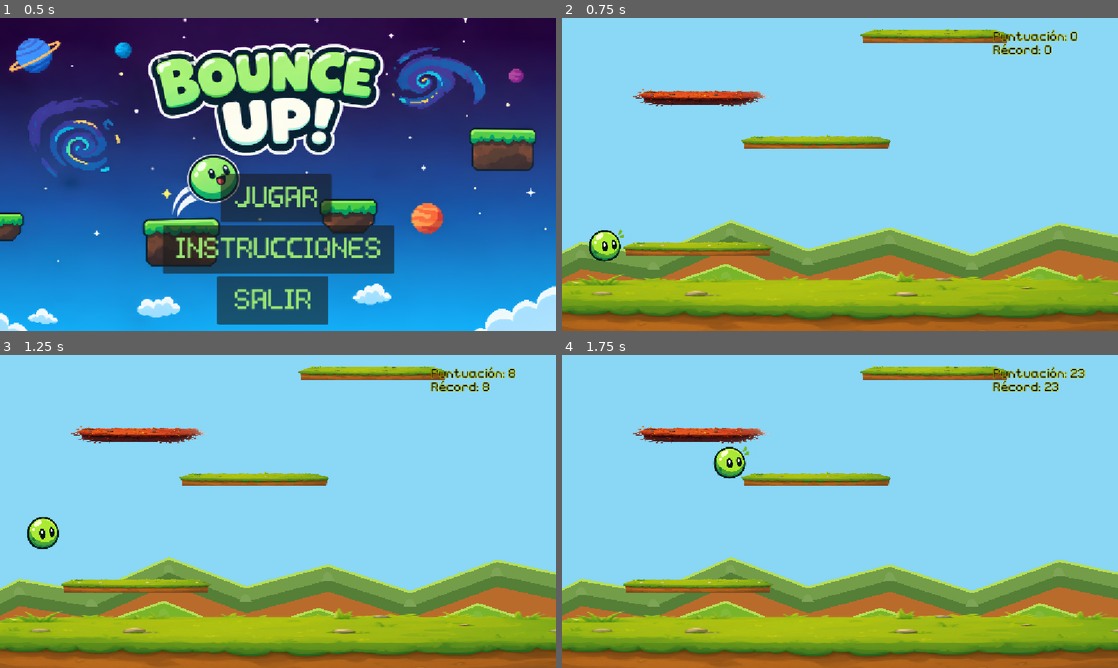
Above: before the commit, frames 1-4 (two rows, left to right).
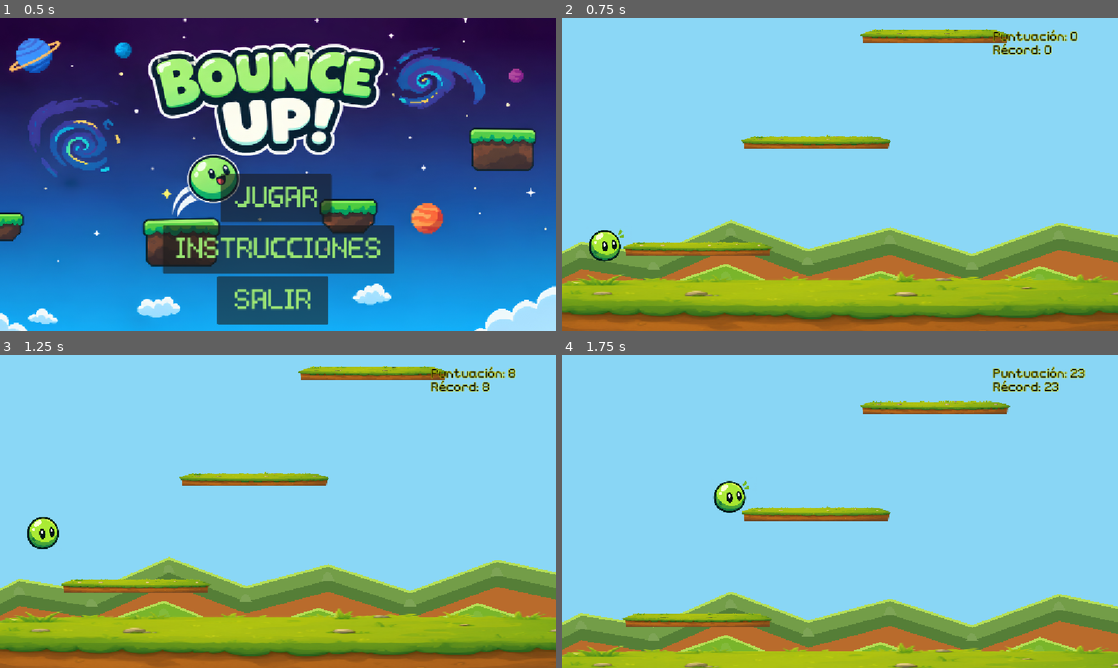
Above: after the commit, the same moments.

Repository: Miranda-511/Bounce-Up-
Game: Godot game, scene res://escenas/menu.tscn
Same seed, same stepped clock (60 frames per second), same inputs: the game is played once before the commit and once after it.
Inputs:
- Up to frame 1 (0.5 s): no input
- Up to frame 2 (0.75 s): click "JUGAR" at 0.5 s
- Up to frame 3 (1.25 s): no input
- Up to frame 4 (1.75 s): hold Right (ui_right) from 1.28 s (still down)

Frame 1 is identical in both runs. In frame 2, 0.9% of the frame differs, in the area x 12-38%, y 22-29%; in frame 3, 0.9%; in frame 4, 36%, in the area x 0-100%, y 3-100%.

Commit message:
generacion auto de dis pltfs sin probar

Diff:
--- a/escenas/main.tscn
+++ b/escenas/main.tscn
@@ -4,7 +4,6 @@
 [ext_resource type="PackedScene" uid="uid://bdaevce65k24h" path="res://escenas/background.tscn" id="2_26pgj"]
 [ext_resource type="Script" uid="uid://dqla1yp0keet" path="res://scripts/automaticgenerator.gd" id="3_a8p2b"]
 [ext_resource type="PackedScene" uid="uid://bqijyx2j6xcjs" path="res://escenas/floor.tscn" id="3_dkga6"]
-[ext_resource type="PackedScene" uid="uid://bfvgnttptge2v" path="res://escenas/platform_disappearing.tscn" id="4_o8odp"]
 [ext_resource type="FontFile" uid="uid://c4a6oj1d3qow6" path="res://font/lower-pixel.regular.otf" id="6_a8p2b"]
 [ext_resource type="AudioStream" uid="uid://c847wwhkogxee" path="res://sound/the_mountain-retro-game-593063.mp3" id="10_dg7ii"]
 
@@ -28,9 +27,6 @@
 
 [node name="AutomaticGenerator" type="Node2D" parent="." unique_id=356150963]
 script = ExtResource("3_a8p2b")
-
-[node name="platform_disappearing" parent="." unique_id=547119095 instance=ExtResource("4_o8odp")]
-position = Vector2(-640, -323)
 
 [node name="CanvasLayer" type="CanvasLayer" parent="." unique_id=1286689389]
 
--- a/escenas/platform_disappearing.tscn
+++ b/escenas/platform_disappearing.tscn
@@ -7,7 +7,7 @@
 size = Vector2(286.9375, 19)
 
 [sub_resource type="RectangleShape2D" id="RectangleShape2D_pv7or"]
-size = Vector2(265, 0.3943367)
+size = Vector2(265, 6.05332)
 
 [node name="platform_disappearing" type="Node2D" unique_id=547119095]
 script = ExtResource("1_x6fud")
@@ -28,6 +28,6 @@
 [node name="DetectionArea" type="Area2D" parent="." unique_id=363804157]
 
 [node name="CollisionShape2D" type="CollisionShape2D" parent="DetectionArea" unique_id=874665949]
-position = Vector2(929, 483.4982)
+position = Vector2(929, 461.9982)
 scale = Vector2(1, 7.598539)
 shape = SubResource("RectangleShape2D_pv7or")
--- a/escenas/player.tscn
+++ b/escenas/player.tscn
@@ -1,174 +1,13 @@
 [gd_scene format=3 uid="uid://cfsn8nl7xmay2"]
 
 [ext_resource type="Texture2D" uid="uid://km452lbxho06" path="res://assets/player anim sprite v2.png" id="1_esbpa"]
-
-[sub_resource type="GDScript" id="GDScript_esbpa"]
-resource_name = "mov"
-script/source = "
-extends CharacterBody2D
-
-const SPEED = 575.0
-const JUMP_VELOCITY = -780.0
-const WRAP_MARGIN = 30.0
-
-const CAMERA_SPEED = 0.1
-const CAMERA_TRIGGER = 260.0
-const DEATH_MARGIN = 100.0
-
-const SAVE_PATH = \"user://scores.cfg\"
-const GAME_OVER_SCENE = preload(\"res://escenas/gameover.tscn\")
-
-@onready var camera: Camera2D = $\"../Camera2D\"
-@onready var score_label: Label = $\"../CanvasLayer/ScoreLabel\"
-@onready var best_score_label: Label = $\"../CanvasLayer/BestScoreLabel\"
-@onready var sprite: Sprite2D = $Sprite2D
-@onready var music: AudioStreamPlayer = $\"../AudioStreamPlayer\"
-
-var start_y: float
-var highest_y: float
-var best_score: int = 0
-var current_score: int = 0
-var is_dead: bool = false
-
-
-func _ready():
-	start_y = global_position.y
-	highest_y = start_y
-
-	sprite.hframes = 4
-	sprite.vframes = 4
-	sprite.frame = 0
-
-	load_best_score()
-
-
-func _physics_process(delta: float) -> void:
-
-	if is_dead:
-		return
-
-	# GRAVEDAD
-	if not is_on_floor():
-		velocity += get_gravity() * delta
-
-	# MOVIMIENTO HORIZONTAL
-	var direction := Input.get_axis(\"ui_left\", \"ui_right\")
-
-	if direction:
-		velocity.x = direction * SPEED
-	else:
-		velocity.x = move_toward(velocity.x, 0, SPEED)
-
-	move_and_slide()
-
-	# REBOTE AUTOMÁTICO
-	if is_on_floor() and velocity.y >= 0:
-		velocity.y = JUMP_VELOCITY
-
-	# ANIMACIÓN
-	update_animation()
-
-	# SCREEN WRAPPING
-	var screen_width = get_viewport_rect().size.x
-
-	if global_position.x < -WRAP_MARGIN:
-		global_position.x = screen_width + WRAP_MARGIN
-	elif global_position.x > screen_width + WRAP_MARGIN:
-		global_position.x = -WRAP_MARGIN
-
-	# CÁMARA
-	if global_position.y < camera.global_position.y - CAMERA_TRIGGER:
-		var target_y = global_position.y + CAMERA_TRIGGER
-
-		camera.global_position.y = lerp(
-			camera.global_position.y,
-			target_y,
-			min(CAMERA_SPEED * delta, 1.0)
-		)
-
-	# PUNTUACIÓN
-	if global_position.y < highest_y:
-		highest_y = global_position.y
-
-	current_score = int((start_y - highest_y) / 10.0)
-	current_score = max(current_score, 0)
-
-	score_label.text = \"Puntuación: \" + str(current_score)
-
-	# RÉCORD
-	if current_score > best_score:
-		best_score = current_score
-		best_score_label.text = \"Récord: \" + str(best_score)
-		save_best_score()
-
-	# DETECTAR CAÍDA
-	var screen_bottom = camera.get_screen_center_position().y + 324.0
-
-	if sprite.global_position.y > screen_bottom + DEATH_MARGIN:
-		show_game_over()
-
-
-func show_game_over():
-	if is_dead:
-		return
-
-	is_dead = true
-	velocity = Vector2.ZERO
-	set_physics_process(false)
-
-	# DETENER MÚSICA NORMAL
-	music.stop()
-
-	# MOSTRAR GAME OVER
-	var layer = CanvasLayer.new()
-	layer.layer = 100
-	get_tree().current_scene.add_child(layer)
-
-	var game_over = GAME_OVER_SCENE.instantiate()
-	layer.add_child(game_over)
-
-	game_over.setup(current_score, best_score)
-
-
-func update_animation():
-
-	if is_on_floor():
-		sprite.frame = 0
-	elif velocity.y < -100.0:
-		sprite.frame = 4
-	elif velocity.y <= 150.0:
-		sprite.frame = 8
-	else:
-		sprite.frame = 12
-
-
-func load_best_score():
-
-	var config = ConfigFile.new()
-	var error = config.load(SAVE_PATH)
-
-	if error == OK:
-		best_score = config.get_value(\"scores\", \"best_score\", 0)
-
-	best_score_label.text = \"Récord: \" + str(best_score)
-
-
-func save_best_score():
-
-	var config = ConfigFile.new()
-	config.set_value(\"scores\", \"best_score\", best_score)
-
-	var error = config.save(SAVE_PATH)
-
-	if error != OK:
-		push_warning(\"No se pudo guardar el récord.\")
-"
+[ext_resource type="Script" uid="uid://bs8rlhwsemu85" path="res://scripts/mov.gd" id="1_kkt6c"]
 
 [sub_resource type="CircleShape2D" id="CircleShape2D_pv7or"]
 radius = 226.66663
 
 [node name="player" type="CharacterBody2D" unique_id=847637617]
-script = SubResource("GDScript_esbpa")
+script = ExtResource("1_kkt6c")
 
 [node name="Sprite2D" type="Sprite2D" parent="." unique_id=1025957690]
 position = Vector2(110, 538)
--- a/scripts/automaticgenerator.gd
+++ b/scripts/automaticgenerator.gd
@@ -1,7 +1,9 @@
+
 extends Node2D
 
 const PLATFORM_SCENE = preload("res://escenas/platform.tscn")
 const MOVING_PLATFORM_SCENE = preload("res://escenas/platform_moving.tscn")
+const DISAPPEARING_PLATFORM_SCENE = preload("res://escenas/platform_disappearing.tscn")
 const ROCK_PLATFORM_SCENE = preload("res://escenas/platform_rock.tscn")
 const ALIEN_SCENE = preload("res://escenas/alien.tscn")
 
@@ -23,7 +25,8 @@
 
 # ALTURAS
 const MOVING_START_HEIGHT = 5000.0
-const MOVING_END_HEIGHT = 15000.0
+const DISAPPEARING_START_HEIGHT = 10000.0
+const ADVANCED_START_HEIGHT = 15000.0
 const ROCK_START_HEIGHT = 20000.0
 
 # ALIENS
@@ -71,7 +74,6 @@
 
 	next_platform_y -= VERTICAL_GAP
 
-	# Primer alien cuando se llegue al espacio
 	next_alien_y = start_y - ALIEN_START_HEIGHT
 
 	generate_ahead()
@@ -90,7 +92,6 @@
 	while next_platform_y > player.global_position.y - GENERATE_AHEAD:
 		create_platform()
 
-	# Generar aliens solamente en el espacio
 	while next_alien_y > player.global_position.y - GENERATE_AHEAD:
 		create_alien()
 		next_alien_y -= ALIEN_VERTICAL_GAP
@@ -107,25 +108,39 @@
 
 		new_platform = ROCK_PLATFORM_SCENE.instantiate()
 
-	# 5,000–20,000 → POSIBILIDAD DE PLATAFORMA MÓVIL
+	# 15,000–20,000 → MÓVILES Y DESAPARECEDORAS
+	elif height >= ADVANCED_START_HEIGHT:
+
+		var roll = randf()
+
+		if roll < 0.45:
+			new_platform = DISAPPEARING_PLATFORM_SCENE.instantiate()
+		else:
+			new_platform = MOVING_PLATFORM_SCENE.instantiate()
+
+	# 10,000–15,000 → NORMALES, MÓVILES Y DESAPARECEDORAS
+	elif height >= DISAPPEARING_START_HEIGHT:
+
+		var roll = randf()
+
+		if roll < 0.25:
+			new_platform = DISAPPEARING_PLATFORM_SCENE.instantiate()
+
+		elif roll < 0.60:
+			new_platform = MOVING_PLATFORM_SCENE.instantiate()
+
+		else:
+			new_platform = PLATFORM_SCENE.instantiate()
+
+	# 5,000–10,000 → NORMALES Y MÓVILES
 	elif height >= MOVING_START_HEIGHT:
 
-		# A partir de 5,000 pueden aparecer móviles.
-		# La probabilidad aumenta con la altura.
-		var moving_chance = 0.25
-
-		if height >= 10000.0:
-			moving_chance = 0.40
-
-		if height >= MOVING_END_HEIGHT:
-			moving_chance = 0.55
-
-		if randf() < moving_chance:
+		if randf() < 0.25:
 			new_platform = MOVING_PLATFORM_SCENE.instantiate()
 		else:
 			new_platform = PLATFORM_SCENE.instantiate()
 
-	# Antes de 5,000 → SOLO NORMALES
+	# 0–5,000 → SOLO NORMALES
 	else:
 
 		new_platform = PLATFORM_SCENE.instantiate()
--- a/scripts/mov.gd
+++ b/scripts/mov.gd
@@ -5,7 +5,7 @@
 const JUMP_VELOCITY = -780.0
 const WRAP_MARGIN = 30.0
 
-const CAMERA_SPEED = 1.0
+const CAMERA_SPEED = 0.7
 const CAMERA_TRIGGER = 260.0
 const DEATH_MARGIN = 100.0
 
--- /dev/null
+++ b/scripts/mov.tscn.gd
@@ -0,0 +1,158 @@
+
+extends CharacterBody2D
+
+const SPEED = 575.0
+const JUMP_VELOCITY = -780.0
+const WRAP_MARGIN = 30.0
+
+const CAMERA_SPEED = 0.8
+const CAMERA_TRIGGER = 260.0
+const DEATH_MARGIN = 100.0
+
+const SAVE_PATH = "user://scores.cfg"
+const GAME_OVER_SCENE = preload("res://escenas/gameover.tscn")
+
+@onready var camera: Camera2D = $"../Camera2D"
+@onready var score_label: Label = $"../CanvasLayer/ScoreLabel"
+@onready var best_score_label: Label = $"../CanvasLayer/BestScoreLabel"
+@onready var sprite: Sprite2D = $Sprite2D
+@onready var music: AudioStreamPlayer = $"../AudioStreamPlayer"
+
+var start_y: float
+var highest_y: float
+var best_score: int = 0
+var current_score: int = 0
+var is_dead: bool = false
+
+
+func _ready():
+	start_y = global_position.y
+	highest_y = start_y
+
+	sprite.hframes = 4
+	sprite.vframes = 4
+	sprite.frame = 0
+
+	load_best_score()
+
+
+func _physics_process(delta: float) -> void:
+
+	if is_dead:
+		return
+
+	# GRAVEDAD
+	if not is_on_floor():
+		velocity += get_gravity() * delta
+
+	# MOVIMIENTO HORIZONTAL
+	var direction := Input.get_axis("ui_left", "ui_right")
+
+	if direction:
+		velocity.x = direction * SPEED
+	else:
+		velocity.x = move_toward(velocity.x, 0, SPEED)
+
+	move_and_slide()
+
+	# REBOTE AUTOMÁTICO
+	if is_on_floor() and velocity.y >= 0:
+		velocity.y = JUMP_VELOCITY
+
+	# ANIMACIÓN
+	update_animation()
+
+	# SCREEN WRAPPING
+	var screen_width = get_viewport_rect().size.x
+
+	if global_position.x < -WRAP_MARGIN:
+		global_position.x = screen_width + WRAP_MARGIN
+	elif global_position.x > screen_width + WRAP_MARGIN:
+		global_position.x = -WRAP_MARGIN
+
+	# CÁMARA
+	if global_position.y < camera.global_position.y - CAMERA_TRIGGER:
+		var target_y = global_position.y + CAMERA_TRIGGER
+
+		camera.global_position.y = lerp(
+			camera.global_position.y,
+			target_y,
+			min(CAMERA_SPEED * delta, 1.0)
+		)
+
+	# PUNTUACIÓN
+	if global_position.y < highest_y:
+		highest_y = global_position.y
+
+	current_score = int((start_y - highest_y) / 10.0)
+	current_score = max(current_score, 0)
+
+	score_label.text = "Puntuación: " + str(current_score)
+
+	# RÉCORD
+	if current_score > best_score:
+		best_score = current_score
+		best_score_label.text = "Récord: " + str(best_score)
+		save_best_score()
+
+	# DETECTAR CAÍDA
+	var screen_bottom = camera.get_screen_center_position().y + 324.0
+
+	if sprite.global_position.y > screen_bottom + DEATH_MARGIN:
+		show_game_over()
+
+
+func show_game_over():
+	if is_dead:
+		return
+
+	is_dead = true
+	velocity = Vector2.ZERO
+	set_physics_process(false)
+
+	# DETENER MÚSICA NORMAL
+	music.stop()
+
+	# MOSTRAR GAME OVER
+	var layer = CanvasLayer.new()
+	layer.layer = 100
+	get_tree().current_scene.add_child(layer)
+
+	var game_over = GAME_OVER_SCENE.instantiate()
+	layer.add_child(game_over)
+
+	game_over.setup(current_score, best_score)
+
+
+func update_animation():
+
+	if is_on_floor():
+		sprite.frame = 0
+	elif velocity.y < -100.0:
+		sprite.frame = 4
+	elif velocity.y <= 150.0:
+		sprite.frame = 8
+	else:
+		sprite.frame = 12
+
+
+func load_best_score():
+
+	var config = ConfigFile.new()
+	var error = config.load(SAVE_PATH)
+
+	if error == OK:
+		best_score = config.get_value("scores", "best_score", 0)
+
+	best_score_label.text = "Récord: " + str(best_score)
+
+
+func save_best_score():
+
+	var config = ConfigFile.new()
+	config.set_value("scores", "best_score", best_score)
+
+	var error = config.save(SAVE_PATH)
+
+	if error != OK:
+		push_warning("No se pudo guardar el récord.")
Not shown, added: scripts/mov.tscn.gd.uid
Not shown, changed: exports/index.pck
